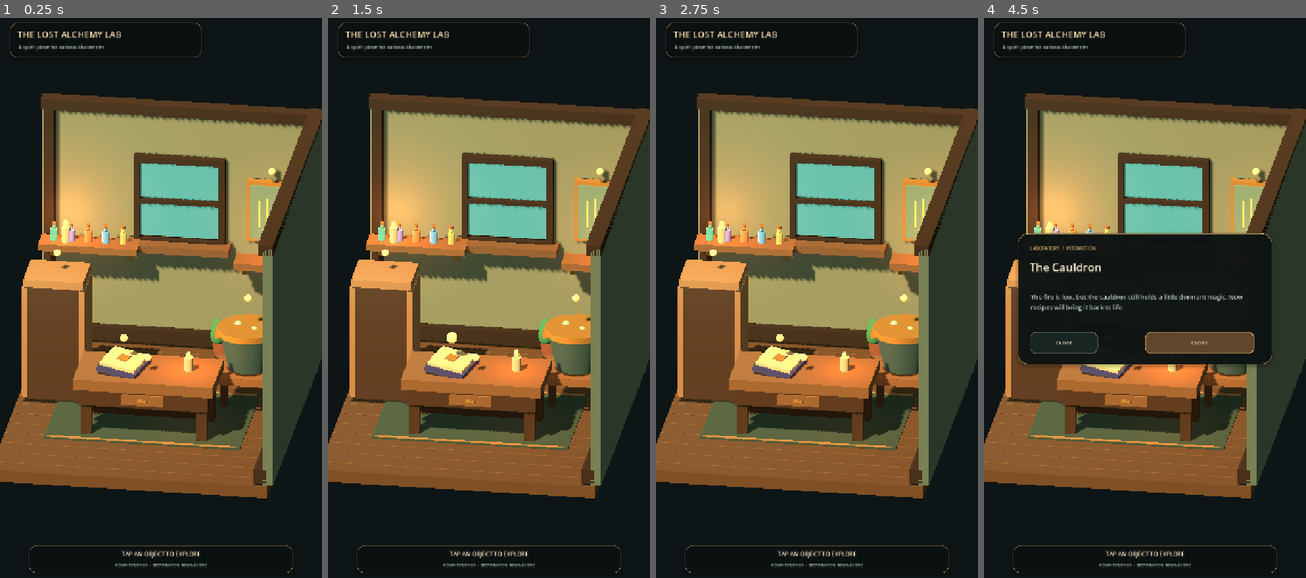
Above: before the commit, frames 1-4 (left to right).
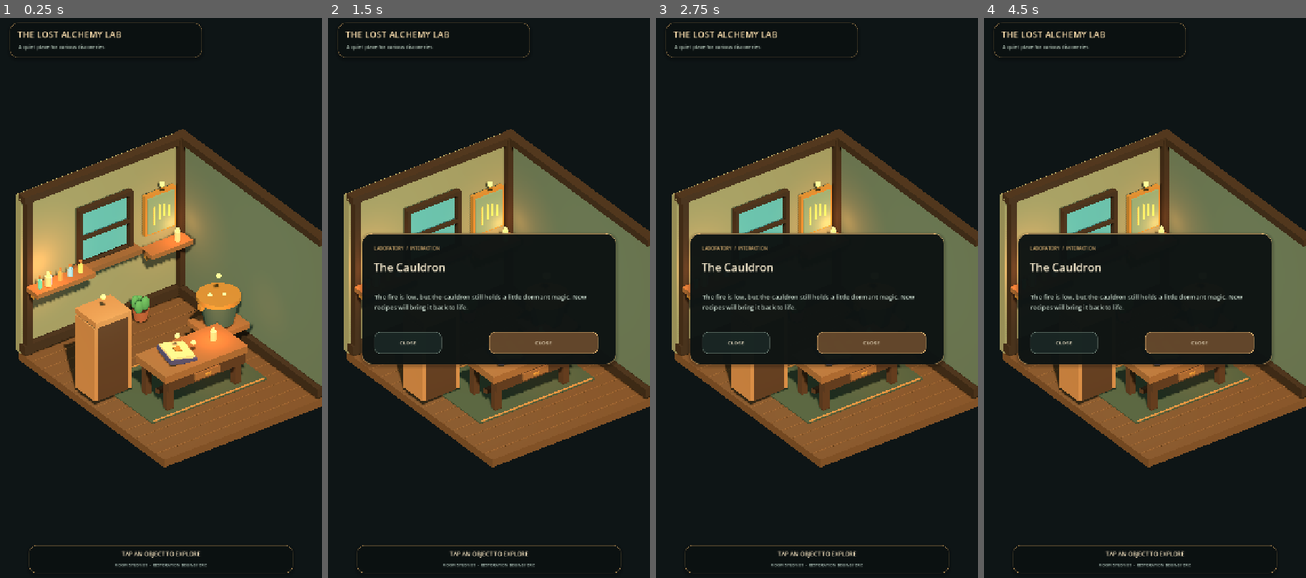
Above: after the commit, the same moments.

Repository: Kryodo/spell-sort-game
Game: Godot game, scene res://scenes/lab_room_prototype.tscn
Same seed, same stepped clock (60 frames per second), same inputs: the game is played once before the commit and once after it.
Inputs (mouse positions are in pixels of both pictures, inside the frame that each line leads up to):
- Up to frame 1 (0.25 s): no input
- Up to frame 2 (1.5 s): tap Enter at 0.5 s; move the mouse to (559, 270) at 0.52 s; click (559, 270) at 0.67 s; tap Space at 1.25 s; drag from (424, 326) to (472, 415) at 1.27 s
- Up to frame 3 (2.75 s): tap Enter at 2 s; move the mouse to (849, 174) at 2.02 s; click (849, 174) at 2.17 s
- Up to frame 4 (4.5 s): drag from (1128, 415) to (1048, 214) at 2.77 s; tap Space at 3.5 s; move the mouse to (1241, 387) at 3.52 s; click (1241, 387) at 3.67 s; drag from (1048, 214) to (1096, 158) at 4.27 s

The runs differ from the first frame. In frame 1, 58% of the frame differs, in the area x 0-100%, y 13-86%; in frame 2, 61%; in frame 3, 60%; in frame 4, 42%.

Commit message:
Reframe laboratory camera to show both interior walls

Diff:
--- a/scripts/lab_room_prototype.gd
+++ b/scripts/lab_room_prototype.gd
@@ -55,12 +55,14 @@
 	_camera = Camera3D.new()
 	_camera.name = "RoomCamera"
 	_camera.projection = Camera3D.PROJECTION_ORTHOGONAL
-	_camera.size = 11.1
-	_camera.position = Vector3(1.75, 7.0, 11.4)
+	# View into the open front-left corner, looking diagonally across both interior walls.
+	# The wider orthographic frame compensates for the portrait viewport.
+	_camera.size = 15.5
+	_camera.position = Vector3(-7.8, 10.5, 11.0)
 	_camera.near = 0.05
 	_camera.far = 60.0
 	add_child(_camera)
-	_camera.look_at(Vector3(0.0, 2.0, 0.0), Vector3.UP)
+	_camera.look_at(Vector3(0.15, 1.95, 0.0), Vector3.UP)
 	_camera.make_current()
 
 
